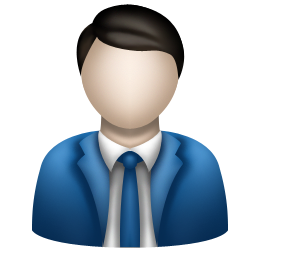
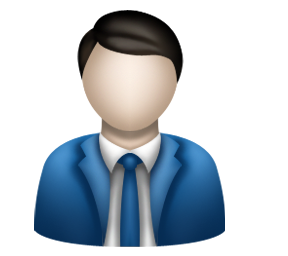
Layered file, before and after one edit (288px x 256px). Changes by layer:
added group "Customer" with 17 layers above "Ebene 4" over [32, 7, 228, 248]
moved "Ebene 20" into group "Customer", painted on it over [76, 4, 185, 90]
renamed "Ebene 19" to "Hair", moved it into group "Customer", painted on it over [76, 4, 185, 84]
moved "Ebene 18" into group "Customer", painted on it over [52, 4, 208, 158]
moved "Head" into group "Customer", painted on it over [81, 23, 179, 131]
moved "Ebene 14" into group "Customer", painted on it over [76, 109, 184, 197]
moved "Suit" into group "Customer", painted on it over [98, 130, 162, 174]
moved "Ebene 16" into group "Customer", painted on it over [111, 146, 149, 248]
moved "Cravatte1" into group "Customer", painted on it over [123, 150, 137, 170]
moved "Ebene 17" into group "Customer", painted on it over [50, 61, 213, 171]
moved "Neck" into group "Customer", painted on it over [99, 110, 161, 152]
moved "Ebene 12" into group "Customer", painted on it over [32, 91, 228, 248]
moved "Ebene 9" into group "Customer", painted on it over [77, 130, 183, 248]
moved "Ebene 15" into group "Customer", painted on it over [100, 141, 160, 248]
moved "Cravatte2" into group "Customer", painted on it over [113, 150, 147, 248]
moved "Ebene 10" into group "Customer", painted on it over [96, 146, 164, 248]
moved "Ebene 11" into group "Customer", painted on it over [32, 89, 228, 248]
moved "Ebene 8" into group "Customer", painted on it over [32, 130, 228, 248]
